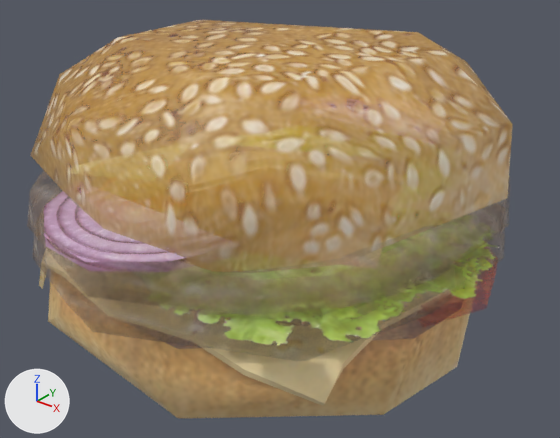
The FBX model Assets/AddedAssets/Burgers/burger_mega.fbx, before and after one commit.
The view is the same before and after, from a camera (50 mm lens) standing at (0.1402, -0.1705, 0.1015) and looking at (0.0053, -0.0018, -0.0031). Arrows for +X, +Y and +Z are at lower left; the lights stay in place. The older version comes first. Where no turn or scale is listed for an object, it has been applied to the vertices.

Before the edit, the objects in view are built like this:
```python
me_mesh_023 = bpy.data.meshes.new('Mesh.023')
me_mesh_023.from_pydata(...)  # 18 vertices, 14 faces; spans x -3.05..3.05, y -3.05..3.05, z -0.26..0.26
me_mesh_023.materials.append(mat_fast_food_dood_010)
me_mesh_028 = bpy.data.meshes.new('Mesh.028')
me_mesh_028.from_pydata(...)  # 14 vertices, 20 faces; spans x -0.0313..0.0313, y -0.029..-0.0003, z -0.0013..0.0013
me_mesh_028.materials.append(mat_fast_food_dood_013)
me_mesh_030 = bpy.data.meshes.new('Mesh.030')
me_mesh_030.from_pydata(...)  # 63 vertices, 58 faces; spans x -0.0645..0.0645, y -0.064..0.064, z -0.0072..0.0093
me_mesh_030.materials.append(mat_fast_food_dood_002)
ob_cheese_lod00 = bpy.data.objects.new('cheese_LOD00', me_mesh_030)
ob_cheese_lod00.location = (-0.0009, -0.0014, -0.0128)
ob_onion_lod00_001 = bpy.data.objects.new('onion_LOD00.001', me_mesh_028)
ob_onion_lod00_001.location = (0.0011, -0.0488, 0.0149)
ob_salad_lod00 = bpy.data.objects.new('salad_LOD00', me_mesh_023)
ob_salad_lod00.location = (-0.0002, -0.0001, 0.0031)
ob_salad_lod00.rotation_euler = (0.0, 0.0, -2.721)  # degrees (0, 0, -156)
ob_salad_lod00.scale = (-0.0254, -0.0254, -0.00124)
# also in view: 'tomatoe_LOD00' at (0.0544, 0.0122, -0.01); 'burger_bun_04_LOD00' at (-0.0004, 0.0003, -0.0208); 'burger_bun_01_LOD00' at (0.0027, 0.002, 0.0328)
```
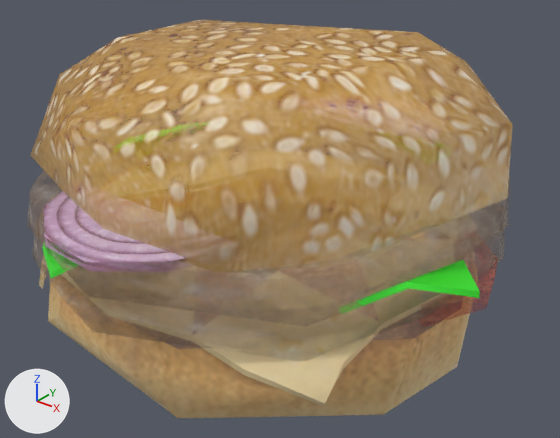
Pixel boxes [x1, y1, x2, y2] of what changed, in the pictures (560 x 438 px):
'salad_LOD00', deleted
    before: [66, 126, 500, 346]
'cheese_LOD00.001', added
    after: [42, 122, 480, 314]

Patch to the scene script:
```diff
--- a/Assets/AddedAssets/Burgers/burger_mega.fbx.py
+++ b/Assets/AddedAssets/Burgers/burger_mega.fbx.py
@@ mat_material_002 @@
+mat_material_002 = principled_material('Material.002')
+mat_material_002.base_color = (0.0403, 0.8, 0.0267)  # green #39e72d
@@ me_mesh_032 @@
+me_mesh_032.from_pydata(...)  # 34 vertices, 33 faces; spans x -0.073..0.077, y -0.076..0.077, z -0.007..0.009
+me_mesh_032.materials.append(mat_material_002)  # green #39e72d
@@ ob_salad_lod00 @@
-ob_salad_lod00 = bpy.data.objects.new('salad_LOD00', me_mesh_023)
-ob_salad_lod00.location = (-0.0002, -0.0001, 0.0031)
-ob_salad_lod00.rotation_euler = (0.0, 0.0, -2.721)  # degrees (0, 0, -156)
-ob_salad_lod00.scale = (-0.0254, -0.0254, -0.00124)
@@ ob_cheese_lod00_001 @@
+ob_cheese_lod00_001 = bpy.data.objects.new('cheese_LOD00.001', me_mesh_032)
+ob_cheese_lod00_001.location = (-0.0009, -0.0014, 0.0003)
```
